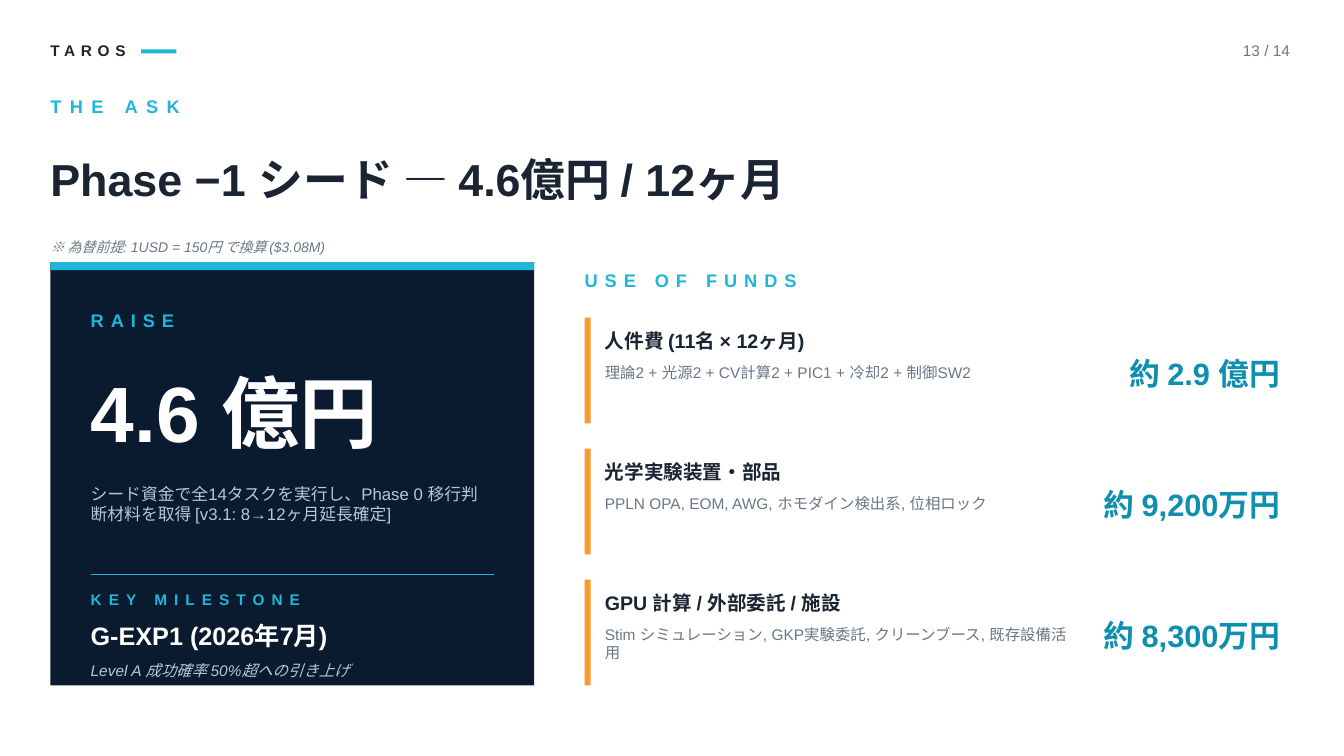
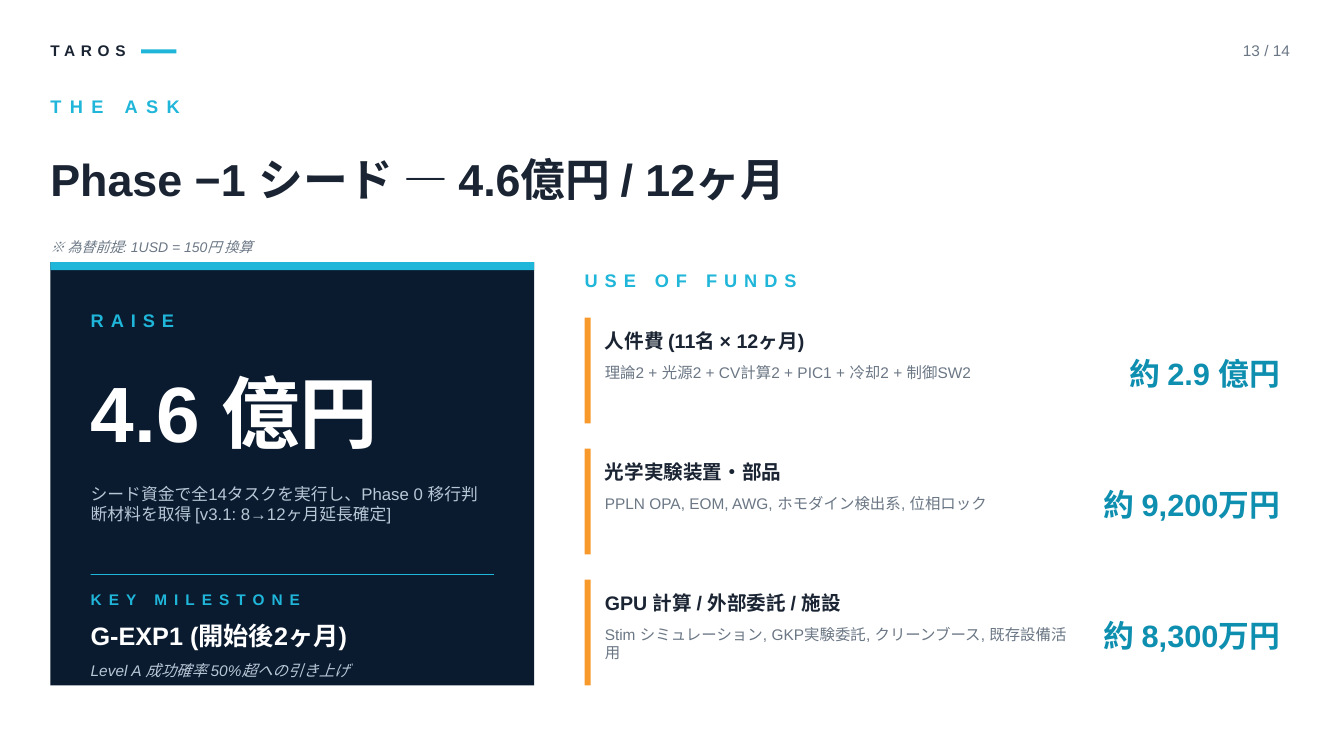
Before and after one commit to TomohiroTani28/Taros, a slide deck: slide 13 of assets/TAROS_Investor_Pitch_Revised.pptx. Drawn at 1344x756 pixels with LibreOffice and Linux fonts; fonts in the diff are those of the drawing. Boxes give left, top, right and bottom in pixels: in the first picture for what was removed or moved away, otherwise in the second. Text is boxed around its words. In the diff, an @@ line names an element or a change of style, - is before the commit and + after.

```diff
--- a/assets/TAROS_Investor_Pitch_Revised.pptx
+++ b/assets/TAROS_Investor_Pitch_Revised.pptx
@@ text at bbox=[67, 240, 252, 253]: text changed @@
-※ 為替前提: 1USD = 150円 で換算 ($3.08M)
+※ 為替前提: 1USD = 150円 換算
@@ text at bbox=[91, 624, 347, 650]: text changed @@
-G-EXP1 (2026年7月)
+G-EXP1 (開始後2ヶ月)
```
Also in this commit, not shown: 8 other slides changed, 32 other files.
